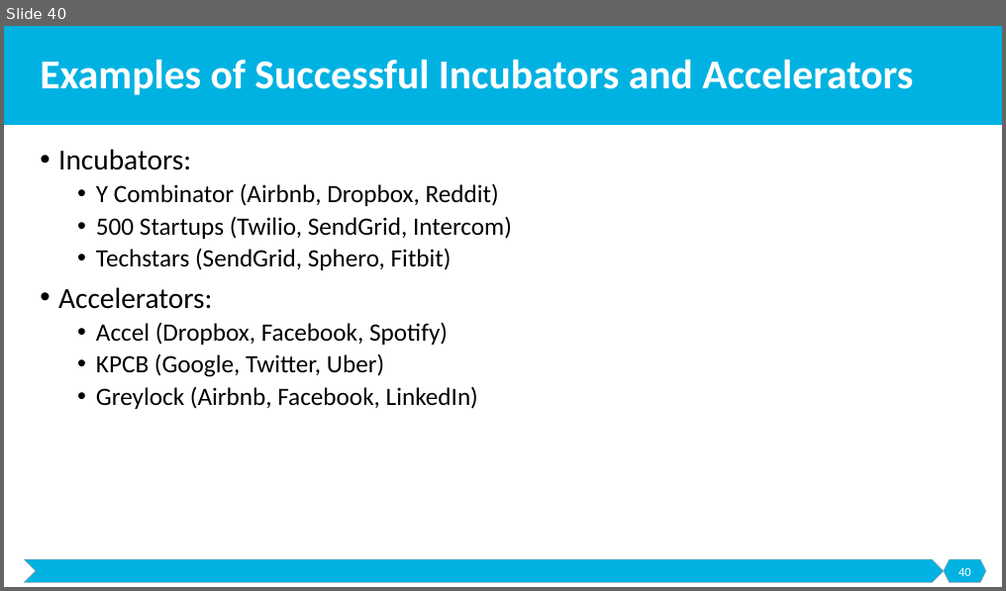
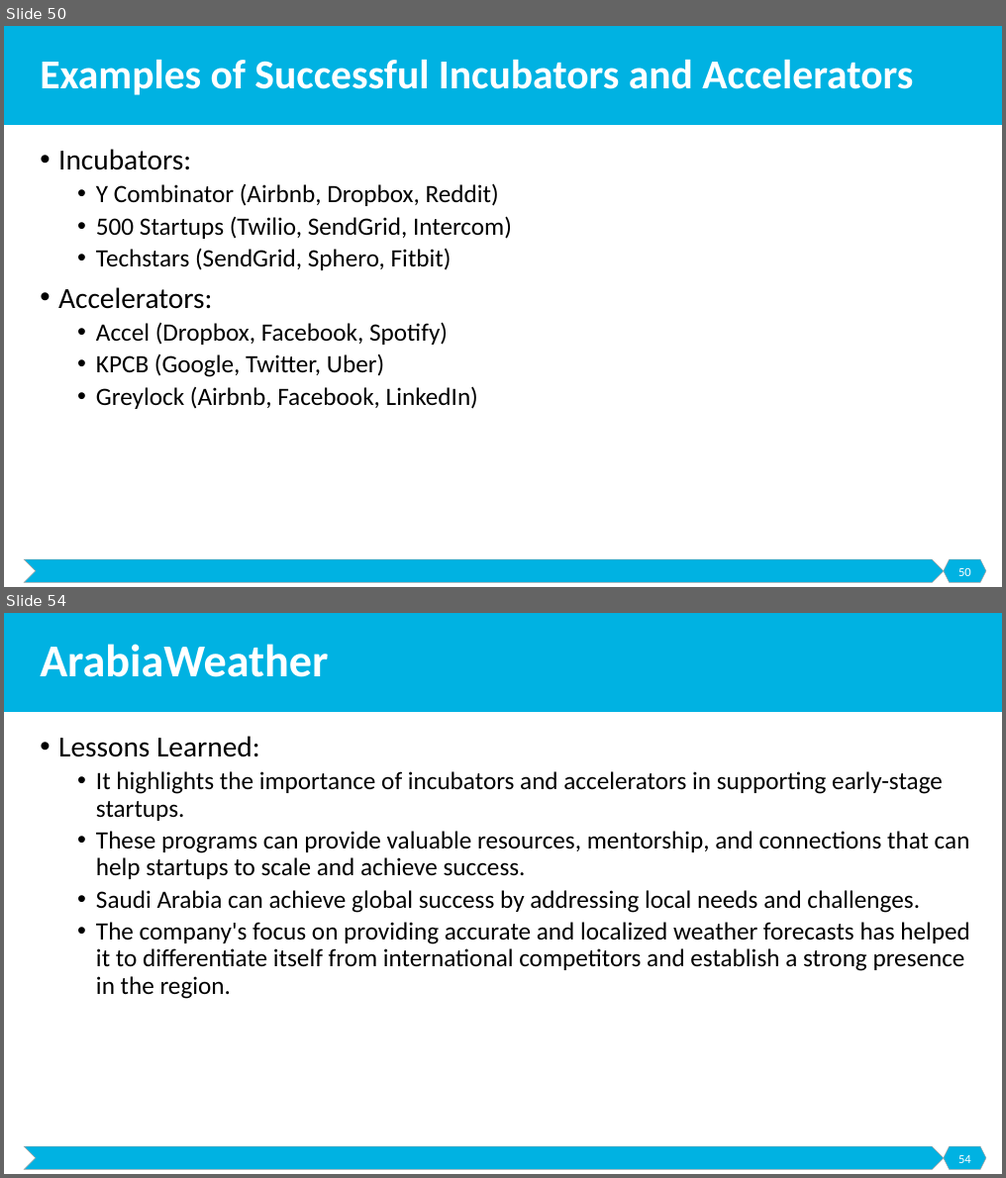
Before and after one commit to malenezi/malenezi, a slide deck: SE495/Lectures/5-Securing Funding/Securing Funding.pptx. Shown one above the other, each under a label of ours: slide 40 before the commit, slides 50 and 54 after it; the slides between them are not shown. The pictures are 1006x591 and 1006x1178 pixels, drawn with LibreOffice and Linux fonts; fonts in the diff are those of the drawing. Boxes give left, top, right and bottom in pixels: in the first picture for what was removed or moved away, otherwise in the second. Text is boxed around its words. In the diff, an @@ line names an element or a change of style, - is before the commit and + after.

```diff
--- a/SE495/Lectures/5-Securing Funding/Securing Funding.pptx
+++ b/SE495/Lectures/5-Securing Funding/Securing Funding.pptx
@@ slide 54 added at (x1=4, y1=613, x2=1002, y2=1174), background #FFFFFF; not listed: 3 template elements that a slide beside it also shows @@
@@ title added at (x1=40, y1=644, x2=328, y2=677), 44 pt, text #FFFFFF, bold @@
+ArabiaWeather
@@ text added at (x1=58, y1=736, x2=970, y2=999), 24 pt, text #000000 @@
+• Lessons Learned:
+  • It highlights the importance of incubators and accelerators in supporting early-stage startups.
+  • These programs can provide valuable resources, mentorship, and connections that can help startups to scale and achieve success.
+  • Saudi Arabia can achieve global success by addressing local needs and challenges.
+  • The company's focus on providing accurate and localized weather forecasts has helped it to differentiate itself from international competitors and establish a strong presence in the region.
@@ page number added at (x1=958, y1=1156, x2=971, y2=1163), 12 pt, text #FFFFFF @@
+54
@@ what was slide 40 is now slide 50 @@
@@ page number at (x1=958, y1=569, x2=971, y2=576): text changed @@
-40
+50
```
Also in this commit, not shown: 3 slides changed, 12 other slides added, 3 other files.
